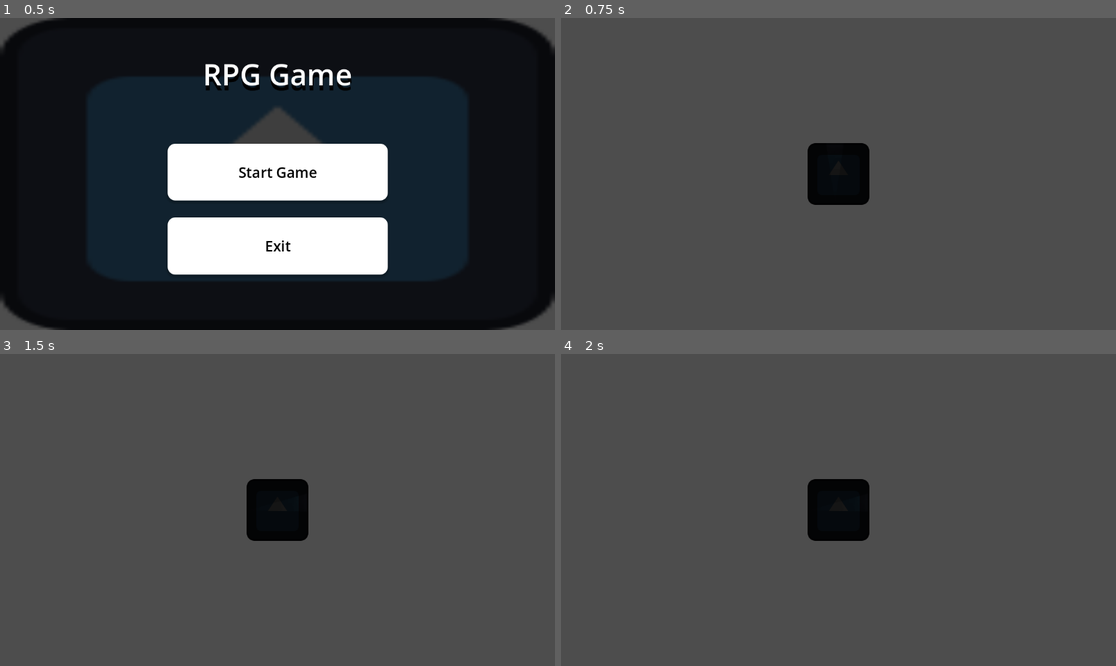
Above: before the commit, frames 1-4 (two rows, left to right).
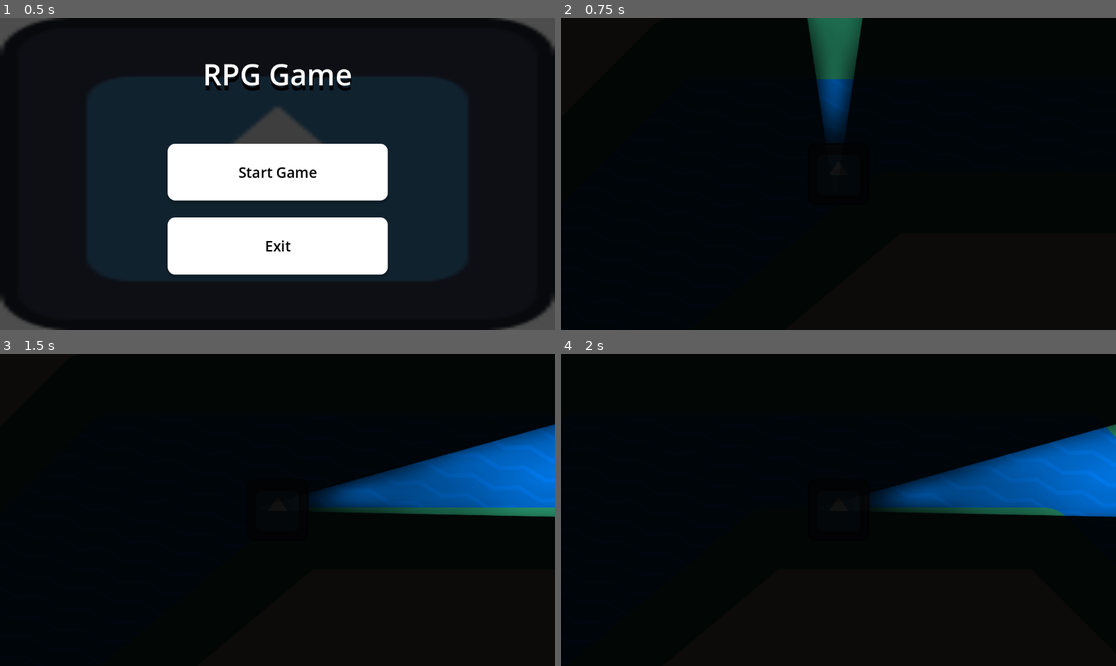
Above: after the commit, the same moments.

Repository: TDMXFFTF/RPG-GAME123
Game: Godot game, scene res://main_menu.tscn
Two runs of this game, one before a commit and one after it. Both use one fixed random seed, a clock stepped at 60 frames per second and the inputs below. The engine's default icon, where the game draws it, is replaced by a stand-in: a white triangle on a blue panel in a dark square.
Inputs (mouse positions are in pixels of both pictures, inside the frame that each line leads up to):
- Up to frame 1 (0.5 s): no input
- Up to frame 2 (0.75 s): click "Start Game" at 0.5 s
- Up to frame 3 (1.5 s): tap Enter at 1.25 s; move the mouse to (399, 494) at 1.27 s; hold D (right) from 1.28 s (still down)
- Up to frame 4 (2 s): keep holding D (right)

Frame 1 is identical in both runs. In frame 2, 98% of the frame differs, in the area x 0-100%, y 0-100%; in frame 3, 98%; in frame 4, 98%.

Commit message:
misc changes

Diff:
--- a/new-game-project/main_menu.gd
+++ b/new-game-project/main_menu.gd
@@ -12,7 +12,7 @@
 
 
 func _on_start_pressed():
-	get_tree().change_scene_to_file("res://player.tscn")
+	get_tree().change_scene_to_file("res://test.tscn")
 
 
 func _on_quit_pressed():
--- a/new-game-project/player.tscn
+++ b/new-game-project/player.tscn
@@ -20,9 +20,6 @@
 
 [node name="Camera2D" type="Camera2D" parent="."]
 
-[node name="CanvasModulate" type="CanvasModulate" parent="."]
-color = Color(0.066755, 0.066755, 0.066755, 1)
-
 [node name="Node2D" type="Node2D" parent="."]
 script = ExtResource("3_dbr1r")
 
